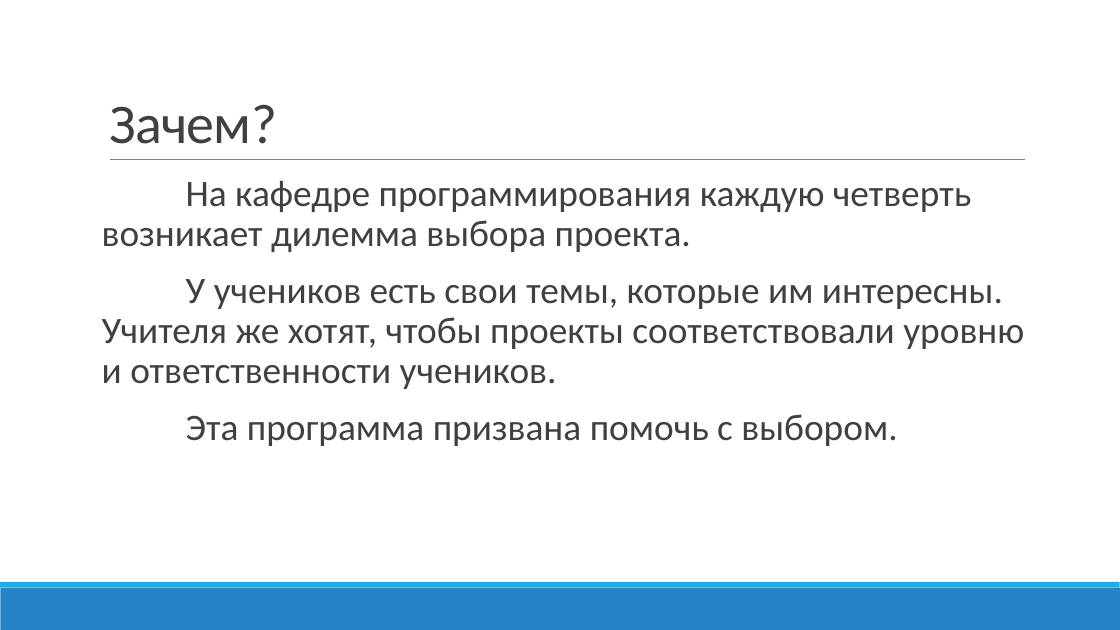
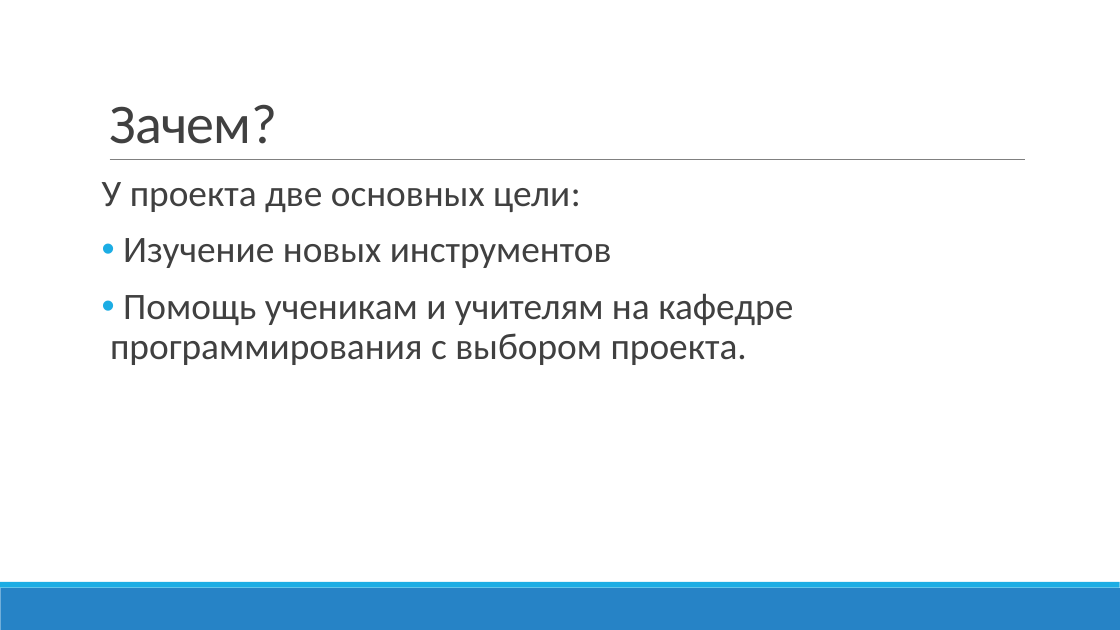
Before and after one commit to RobertArifulin/ReactNativeApp, a slide deck: slide 2 of docs/Арифулин Презентцаия проекта.pptx. Drawn at 1120x630 pixels with LibreOffice and Linux fonts; fonts in the diff are those of the drawing. Boxes give left, top, right and bottom in pixels: in the first picture for what was removed or moved away, otherwise in the second. Text is boxed around its words. In the diff, an @@ line names an element or a change of style, - is before the commit and + after.

```diff
--- a/docs/Арифулин Презентцаия проекта.pptx
+++ b/docs/Арифулин Презентцаия проекта.pptx
@@ text at (102,182,793,365): text changed @@
-На кафедре программирования каждую четверть возникает дилемма выбора проекта.
-У учеников есть свои темы, которые им интересны. Учителя же хотят, чтобы проекты соответствовали уровню и ответственности учеников.
-Эта программа призвана помочь с выбором.
+У проекта две основных цели:
+• Изучение новых инструментов
+• Помощь ученикам и учителям на кафедре программирования с выбором проекта.
```
Also in this commit, not shown: 2 other slides changed, 7 slides removed, 3 other files.
